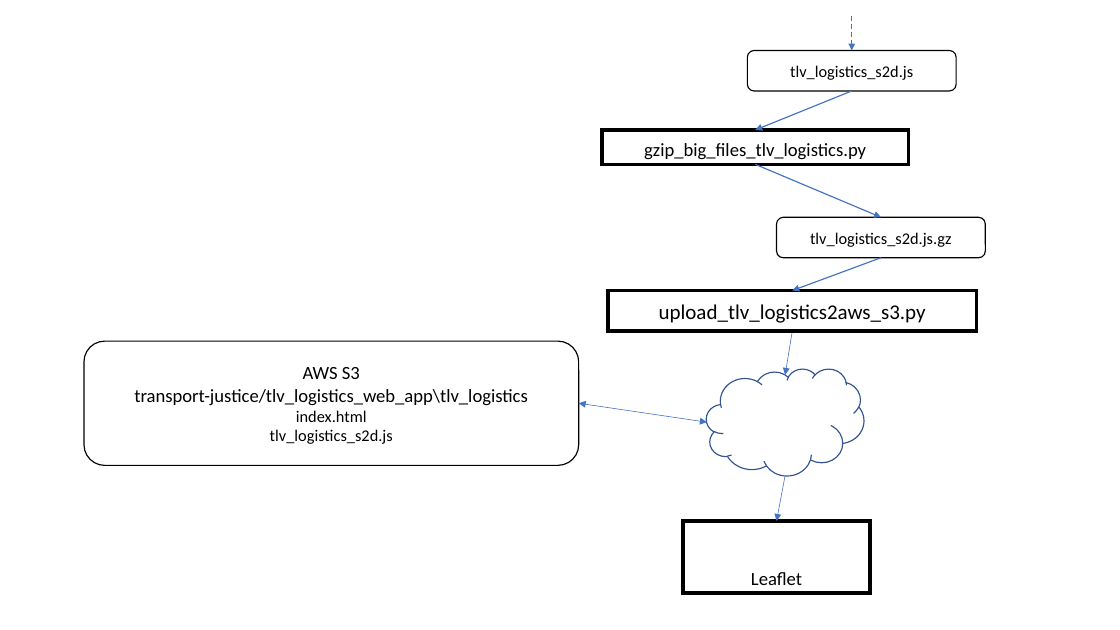
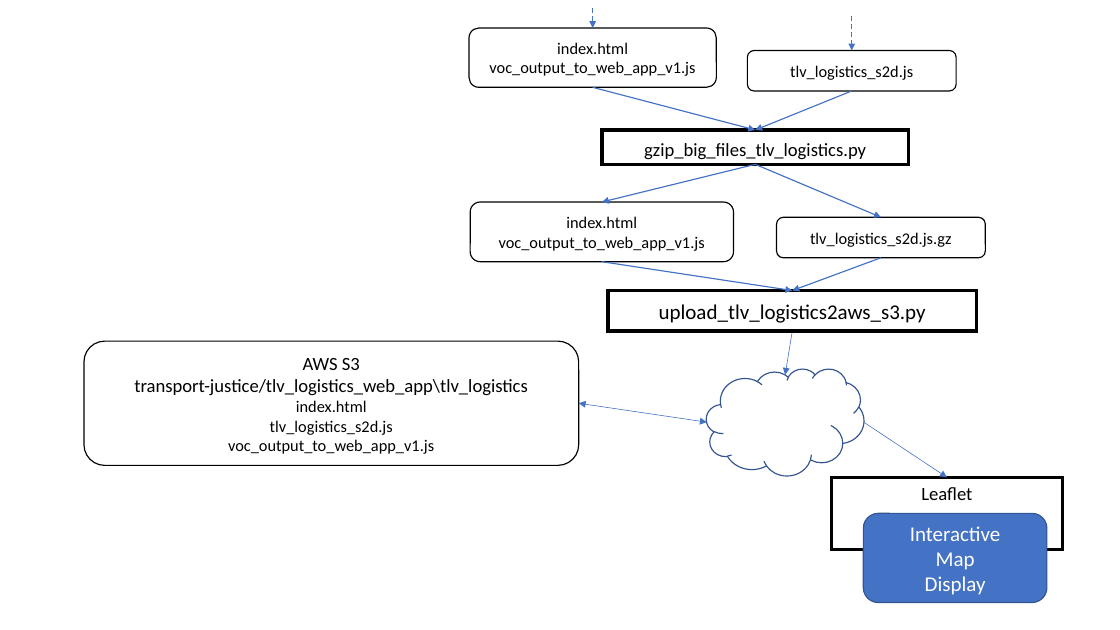
Before and after one commit to nachman-shelef/tlv_logistics, a slide deck: slide 7 of python/TLV_Logistics_flows_v3.pptx (slide 10 before the commit). Drawn at 1120x630 pixels with LibreOffice and Linux fonts; fonts in the diff are those of the drawing. Boxes give left, top, right and bottom in pixels: in the first picture for what was removed or moved away, otherwise in the second. Text is boxed around its words. In the diff, an @@ line names an element or a change of style, - is before the commit and + after.

Commit message:
changes due to presentation to TLV. add layer d2s, changed colors, deleted bak files

```diff
--- a/python/TLV_Logistics_flows_v3.pptx
+++ b/python/TLV_Logistics_flows_v3.pptx
@@ rounded rectangle added at box(469, 28, 716, 87), fill #FFFFFF, outline #000000 1 pt, 14 pt, text #000000 @@
+index.html
+voc_output_to_web_app_v1.js
@@ arrow added from (593, 8) to (593, 28), #4472C4 1 pt dashed @@
@@ arrow added from (593, 87) to (755, 130), #4472C4 1 pt @@
@@ arrow added from (755, 165) to (602, 202), #4472C4 1 pt @@
@@ rounded rectangle added at box(471, 202, 734, 262), fill #FFFFFF, outline #000000 1 pt, 14 pt, text #000000 @@
+index.html
+voc_output_to_web_app_v1.js
@@ arrow added from (602, 262) to (792, 291), #4472C4 1 pt @@
@@ text in rounded rectangle at box(228, 439, 434, 454): paragraph added @@
+voc_output_to_web_app_v1.js
@@ arrow moved from (786, 476) - (776, 521) to (864, 423) - (947, 477) @@
@@ rectangle "Leaflet": place and size @@
-rectangle "Leaflet" at box(683, 521, 870, 593)
+rectangle "Leaflet" at box(832, 477, 1063, 549)
@@ rectangle "Leaflet" at box(832, 477, 1063, 549): vertical alignment bottom to top @@
@@ rounded rectangle added at box(864, 513, 1048, 602), fill #4472C4, outline #325491 1 pt, 18 pt, text #FFFFFF @@
+Interactive
+Map
+Display
```
Also in this commit, not shown: 2 other slides changed, 18 other files.
